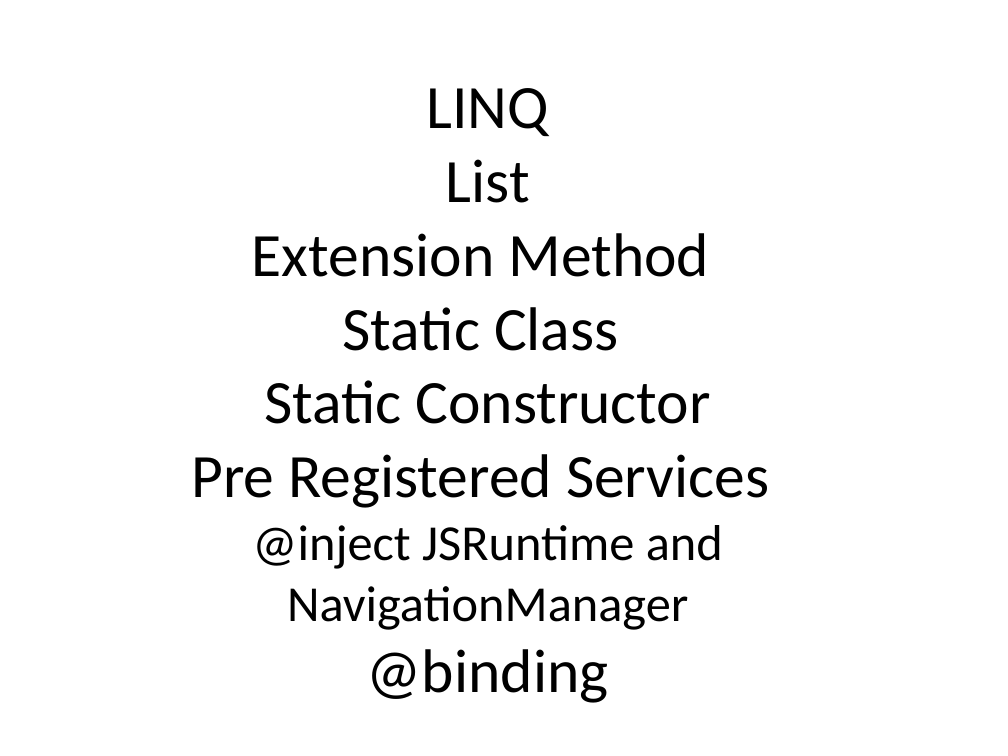
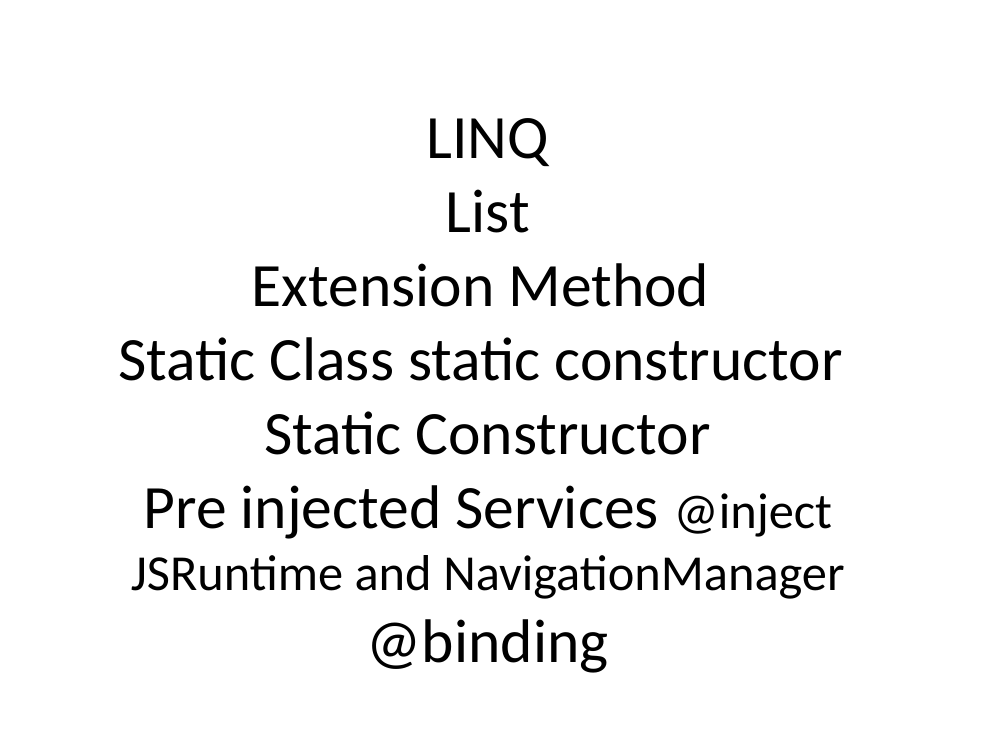
Before and after one commit to aishurv/Customer-Information, a slide deck: slide 3 of Info.pptx. Drawn at 1008x756 pixels with LibreOffice and Linux fonts; fonts in the diff are those of the drawing. Boxes give left, top, right and bottom in pixels: in the first picture for what was removed or moved away, otherwise in the second. Text is boxed around its words. In the diff, an @@ line names an element or a change of style, - is before the commit and + after.

```diff
--- a/Info.pptx
+++ b/Info.pptx
@@ title at [118, 118, 844, 673]: text changed @@
-LINQ
-List
-Extension Method
-Static Class
-Static Constructor
-Pre Registered Services
-@inject JSRuntime and NavigationManager
-@binding
+LINQ
+List
+Extension Method
+Static Class static constructor
+Static Constructor
+Pre injected Services @inject JSRuntime and NavigationManager
+@binding
```
Also in this commit, not shown: 8 other files.
